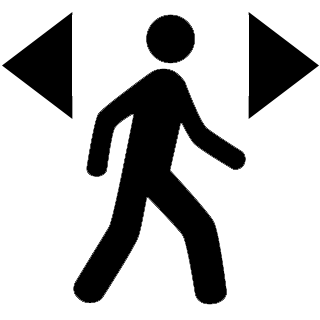
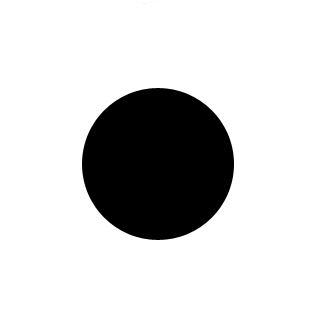
Before/after of a 320x320 layered artwork. What changed in the layer stack:
hid "Move" over [2,12,319,119]
added layer "Furniture" above "Human" over [47,0,234,245]
renamed "Base" to "Human", hid it over [73,14,246,305]
